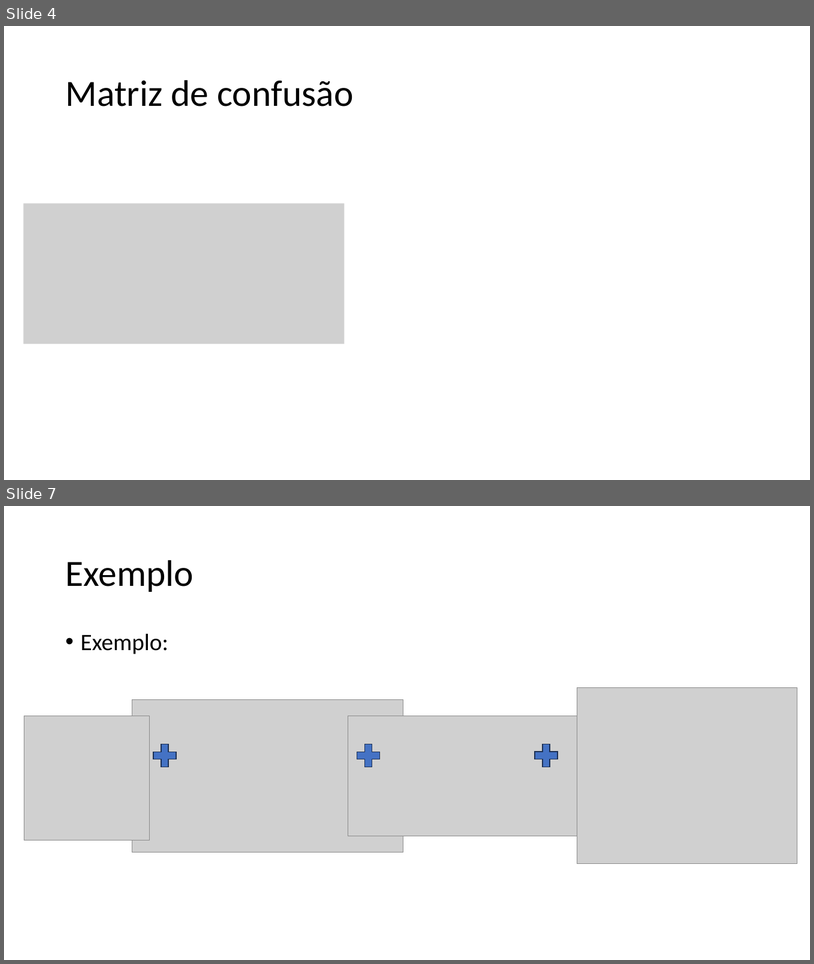
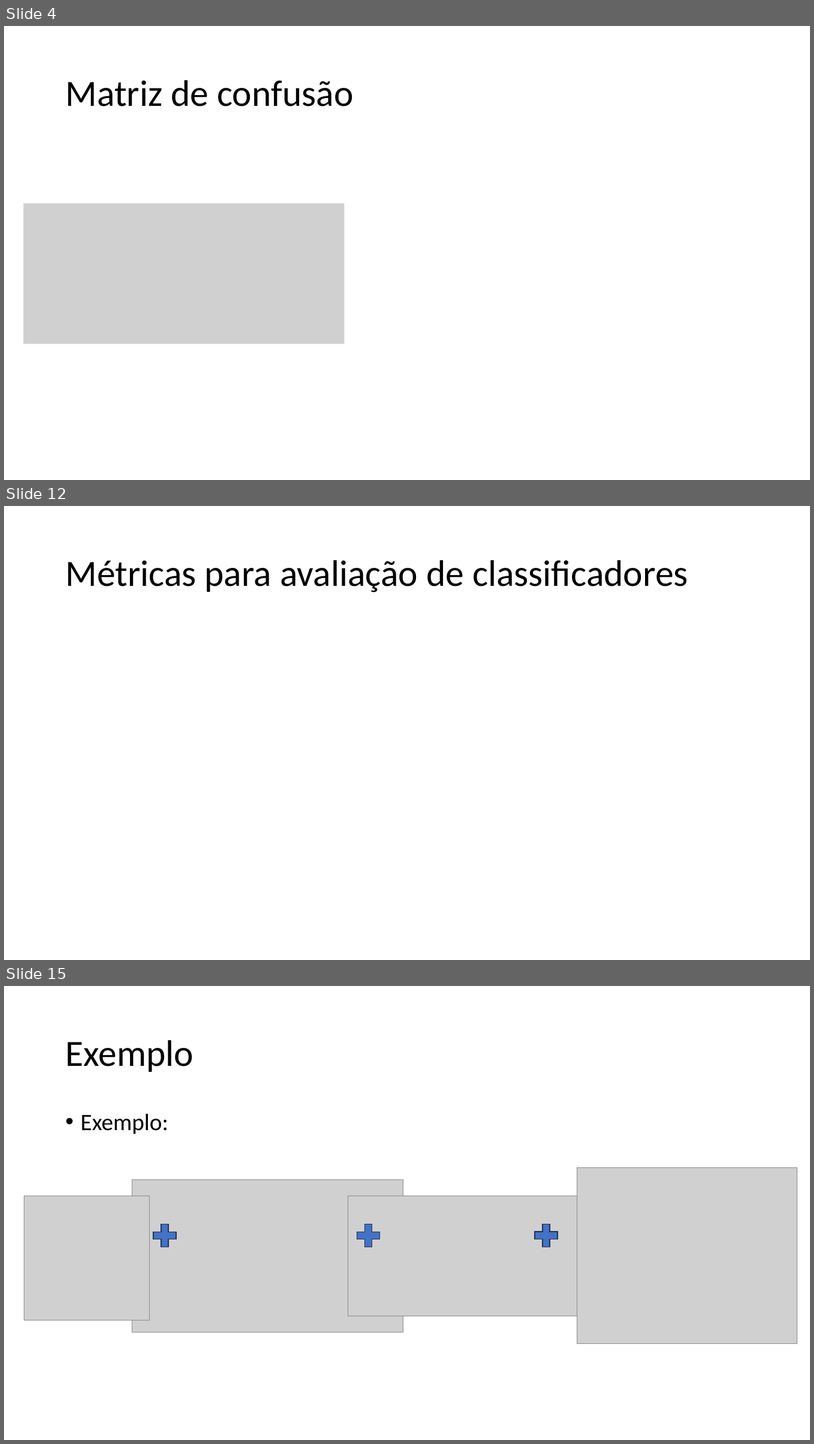
Before and after one commit to zz4fap/tp557-iot-ml, a slide deck: slides/TP557_11_Métricas_de_Classificação.pptx. Shown one above the other, each under a label of ours: slides 4 and 7 before the commit, slides 4, 12 and 15 after it; the slides between them are not shown. The pictures are 814x964 and 814x1444 pixels, drawn with LibreOffice and Linux fonts; fonts in the diff are those of the drawing; grey boxes stand for pictures. Boxes give left, top, right and bottom in pixels: in the first picture for what was removed or moved away, otherwise in the second. Text is boxed around its words. In the diff, an @@ line names an element or a change of style, - is before the commit and + after.

```diff
--- a/slides/TP557_11_Métricas_de_Classificação.pptx
+++ b/slides/TP557_11_Métricas_de_Classificação.pptx
@@ slide 12 added at (4, 506, 810, 960), background #FFFFFF @@
@@ title added at (65, 560, 689, 592), 44 pt, text #000000 @@
+Métricas para avaliação de classificadores
@@ what was slide 7 is now slide 15 @@
```
Also in this commit, not shown: 1 slide changed, 8 other slides added, 1 slide removed.
